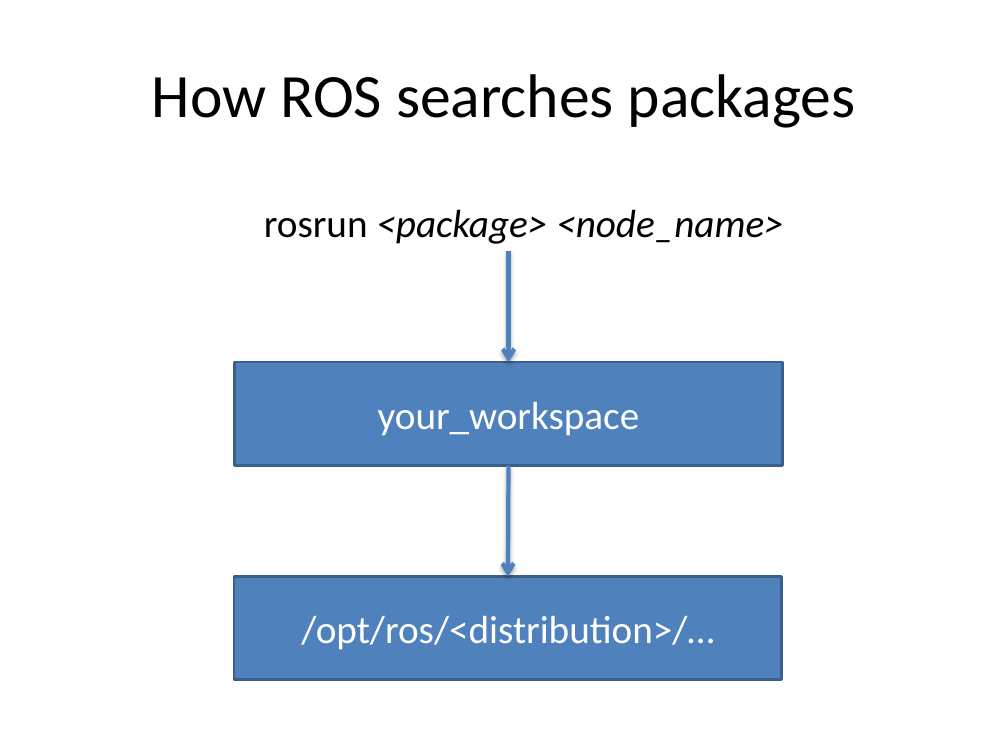
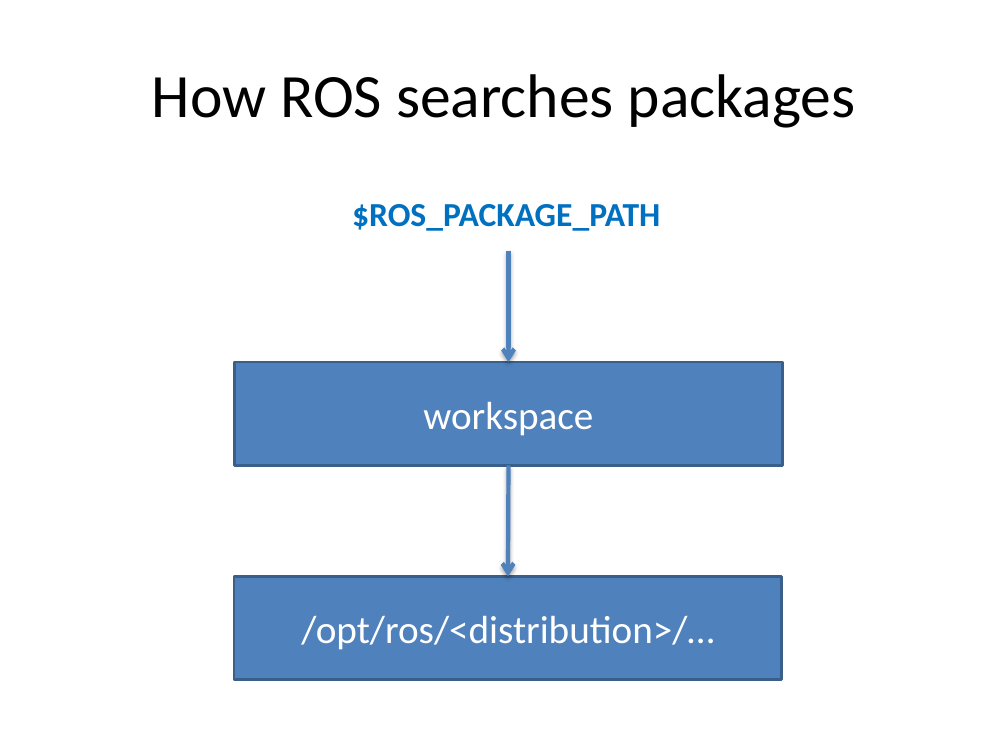
Before and after one commit to dortmans/ros_workshop, a slide deck: slide 34 of deel1.pptx (slide 35 before the commit). Drawn at 1008x756 pixels with LibreOffice and Linux fonts; fonts in the diff are those of the drawing. Boxes give left, top, right and bottom in pixels: in the first picture for what was removed or moved away, otherwise in the second. Text is boxed around its words. In the diff, an @@ line names an element or a change of style, - is before the commit and + after.

```diff
--- a/deel1.pptx
+++ b/deel1.pptx
@@ text removed at [264,209,783,244] @@
-rosrun <package> <node_name>
@@ text added at [352,204,660,231], 24 pt, text #0070C0, bold @@
+$ROS_PACKAGE_PATH
@@ text in rectangle at [423,402,593,436]: text changed @@
-your_workspace
+workspace
```
Also in this commit, not shown: 10 other slides changed, 1 slide added, 6 slides removed.
